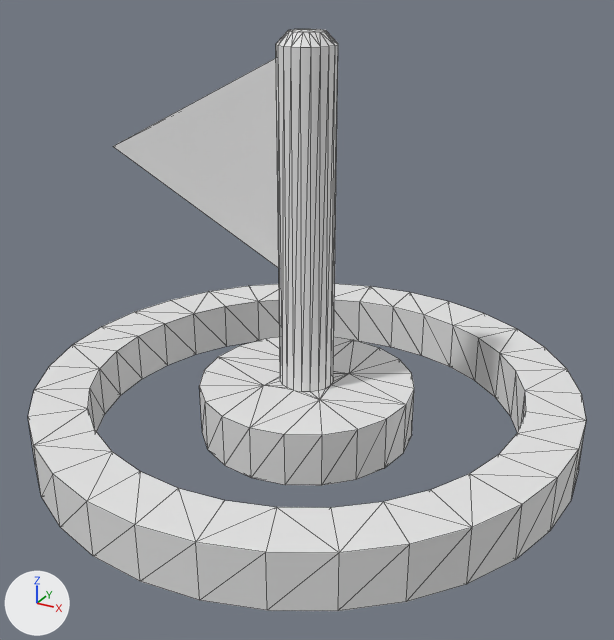
Renders of the OBJ model Assets/TrackEditor/EndMarker.obj from each side of a commit.
One viewpoint serves both versions: a camera (50 mm lens) standing at (1.37, -2.48, 1.68) and looking at (0.05, -0.09, 0.49). Every picture has the same lights, and +X, +Y and +Z are marked at lower left. Mesh edges are drawn as thin lines. Where no turn or scale is listed for an object, it has been applied to the vertices.

In view in the first picture: 'EndMarker'.
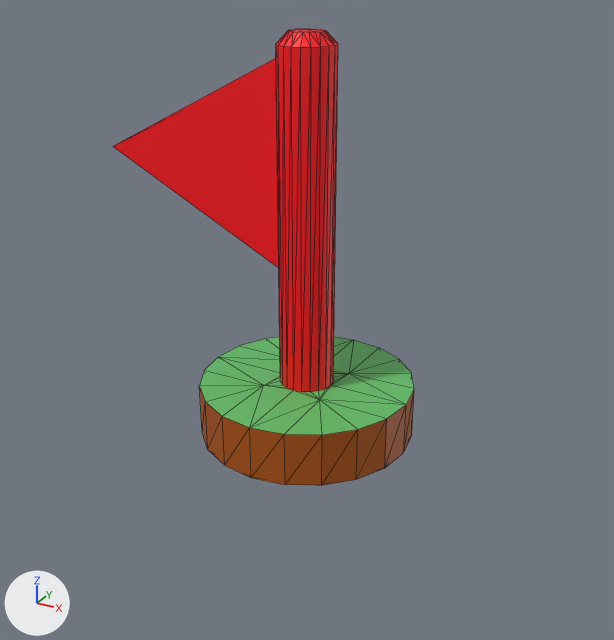
Boxes (x1, y1, x2, y2) around the edits, measured in the pictures (614 x 640 px):
```json
{"object": "EndMarker", "change": "reshaped", "before": [28, 29, 586, 611], "after": [113, 29, 414, 486], "on screen": "46% narrower, 21% shorter"}
{"part": 1, "of": "me_endmarker", "change": "deleted", "before": [28, 284, 586, 611]}
{"part": 2, "of": "me_endmarker", "change": "recoloured", "before": [113, 29, 338, 392], "after": [113, 29, 338, 392], "on screen": "grey to red"}
{"part": 3, "of": "me_endmarker", "change": "recoloured", "before": [199, 337, 414, 435], "after": [199, 337, 414, 435], "on screen": "white to green"}
{"part": 4, "of": "me_endmarker", "change": "recoloured", "before": [199, 386, 414, 486], "after": [199, 386, 414, 486], "on screen": "grey to brown"}
```

Edits to the scene script, one JSON object a line:
```json
{"op": "add", "block": "mat_grass", "code": ["mat_grass = principled_material('Grass')", "mat_grass.base_color = (0.121, 0.517, 0.139)  # green #62be68"]}
{"op": "add", "block": "mat_red", "code": ["mat_red = principled_material('Red')", "mat_red.base_color = (1.0, 0.0, 0.00671)  # red #ff0013"]}
{"op": "add", "block": "mat_wood", "code": ["mat_wood = principled_material('Wood')", "mat_wood.base_color = (0.418, 0.0882, 0.0)  # brown #ad5400"]}
{"block": "me_endmarker", "where": "# used by ob_endmarker; location = (0.0, 0.0, 0.0)"}
{"op": "remove", "block": "me_endmarker", "code": "me_endmarker.from_pydata(...)  # 238 vertices, 468 faces; spans x -1.0..1.0, y -1.0..1.0, z 0.0..1.44"}
{"op": "add", "block": "me_endmarker", "code": "me_endmarker.from_pydata(...)  # 110 vertices, 212 faces; spans x -0.8..0.4, y -0.4..0.4, z 0.0..1.44"}
{"block": "me_endmarker", "change": "me_endmarker part 1: the loose piece of 128 vertices spanning x -1.0..1.0, y -1.0..1.0, z 0.0..0.2 is deleted"}
{"block": "me_endmarker", "change": "me_endmarker part 2: 106 faces spanning x -0.8..0.1, y -0.1..0.1, z 0.2..1.44 switch from no material to mat_red (red #ff0013)"}
{"block": "me_endmarker", "change": "me_endmarker part 3: 48 faces spanning x -0.4..0.4, y -0.4..0.4, z 0.2 switch from no material to mat_grass (green #61be68)"}
{"block": "me_endmarker", "change": "me_endmarker part 4: 58 faces spanning x -0.4..0.4, y -0.4..0.4, z 0.0..0.2 switch from no material to mat_wood (brown #ad5400)"}
```
